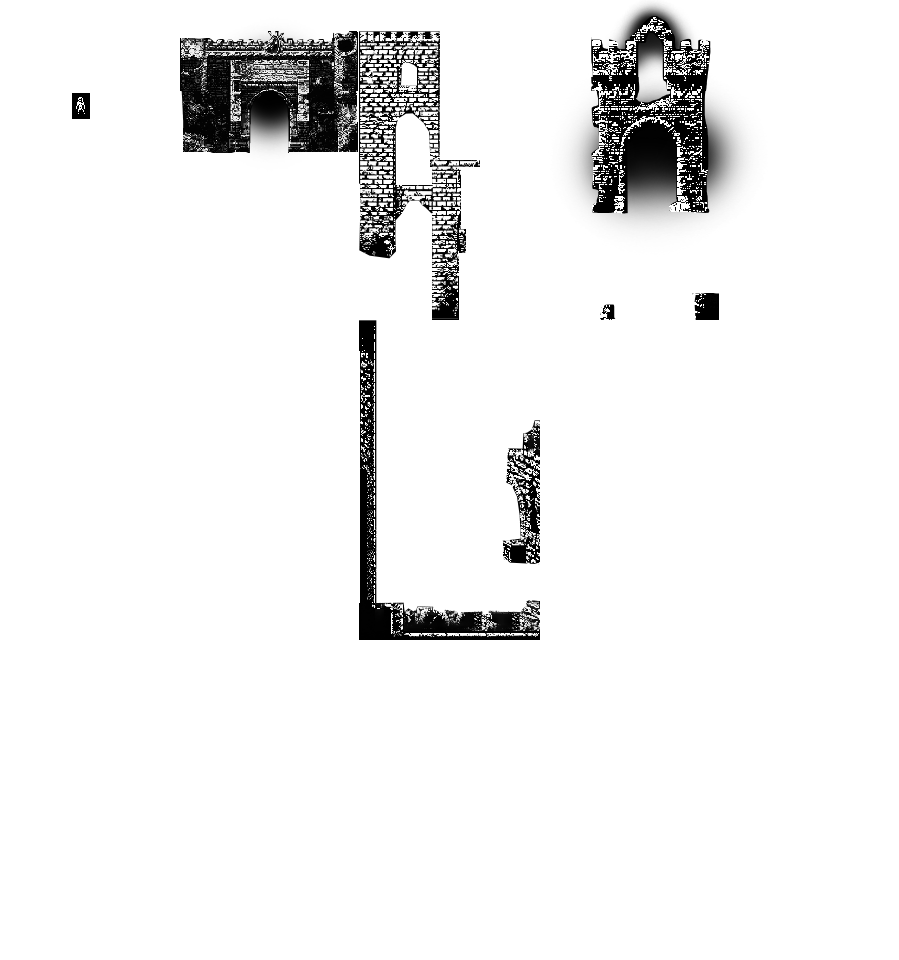
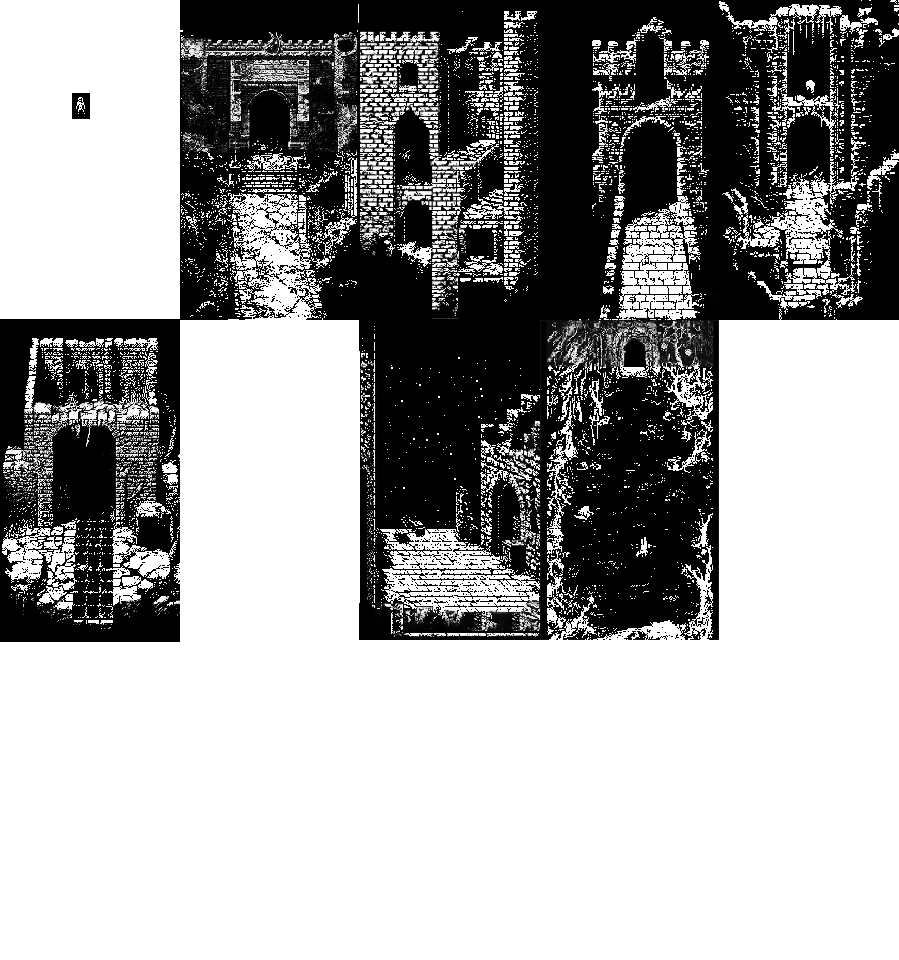
Layered file, before and after one edit (899px x 960px). Changes by layer:
added group "Layer 17" (1st of 3, in "FG") with 2 layers in group "FG" over [546, 312, 714, 368]
added layer "Layer 17" (2nd of 3, in "FG" › "Layer 17") in group "Layer 17" over [546, 320, 714, 368]
added layer "Layer 18" in group "Layer 17" over [604, 312, 669, 363]
added group "Layer7" with 2 layers in group "FG" over [0, 398, 180, 642]
added layer "Layer 15" in group "Layer7" over [0, 398, 180, 642]
added layer "Layer 16" in group "Layer7" over [42, 409, 127, 517]
showed group "BG" (15 layers) over [0, 0, 899, 642]
added layer "Layer 17" (3rd of 3, in "BG") in group "BG" over [540, 320, 719, 640]
